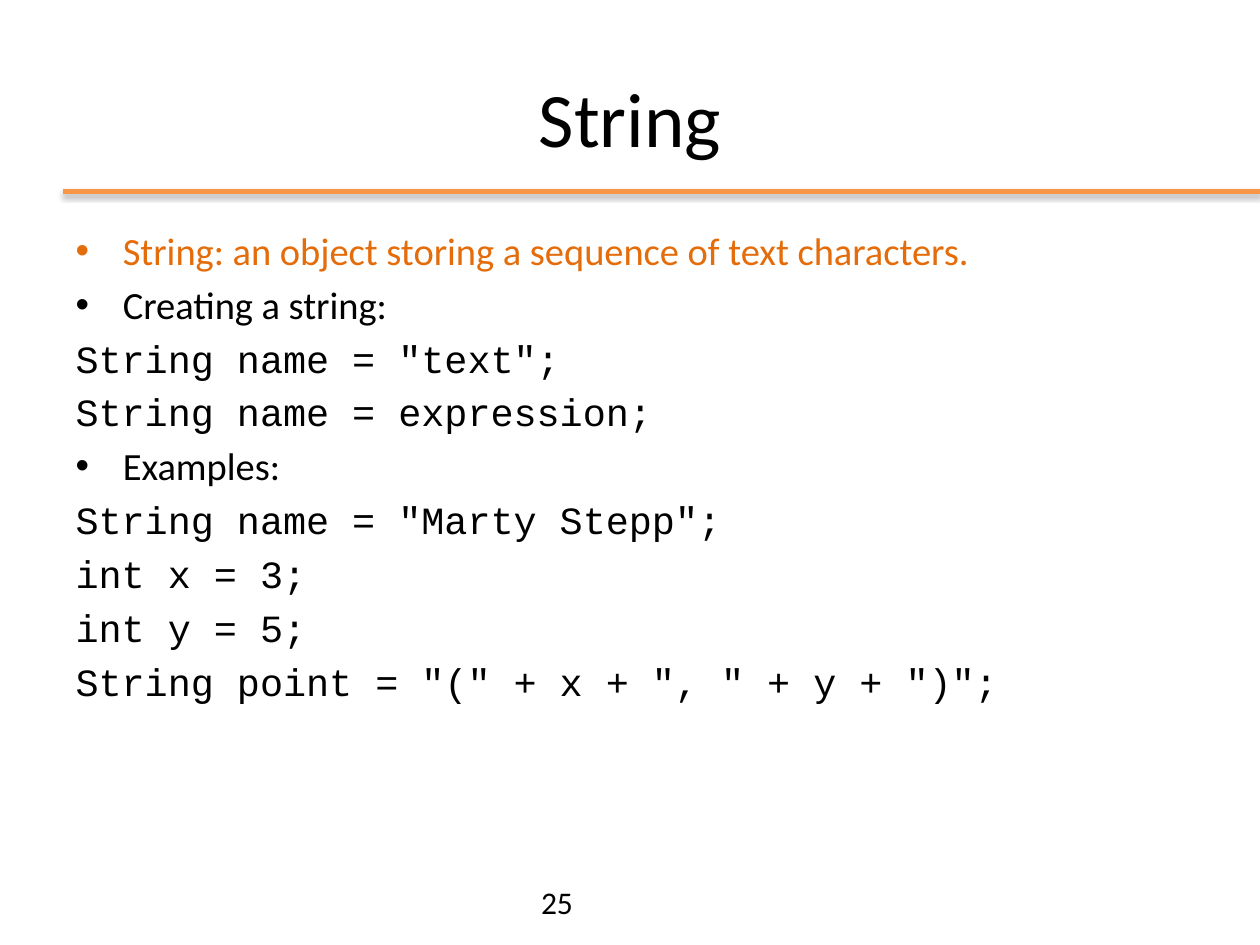
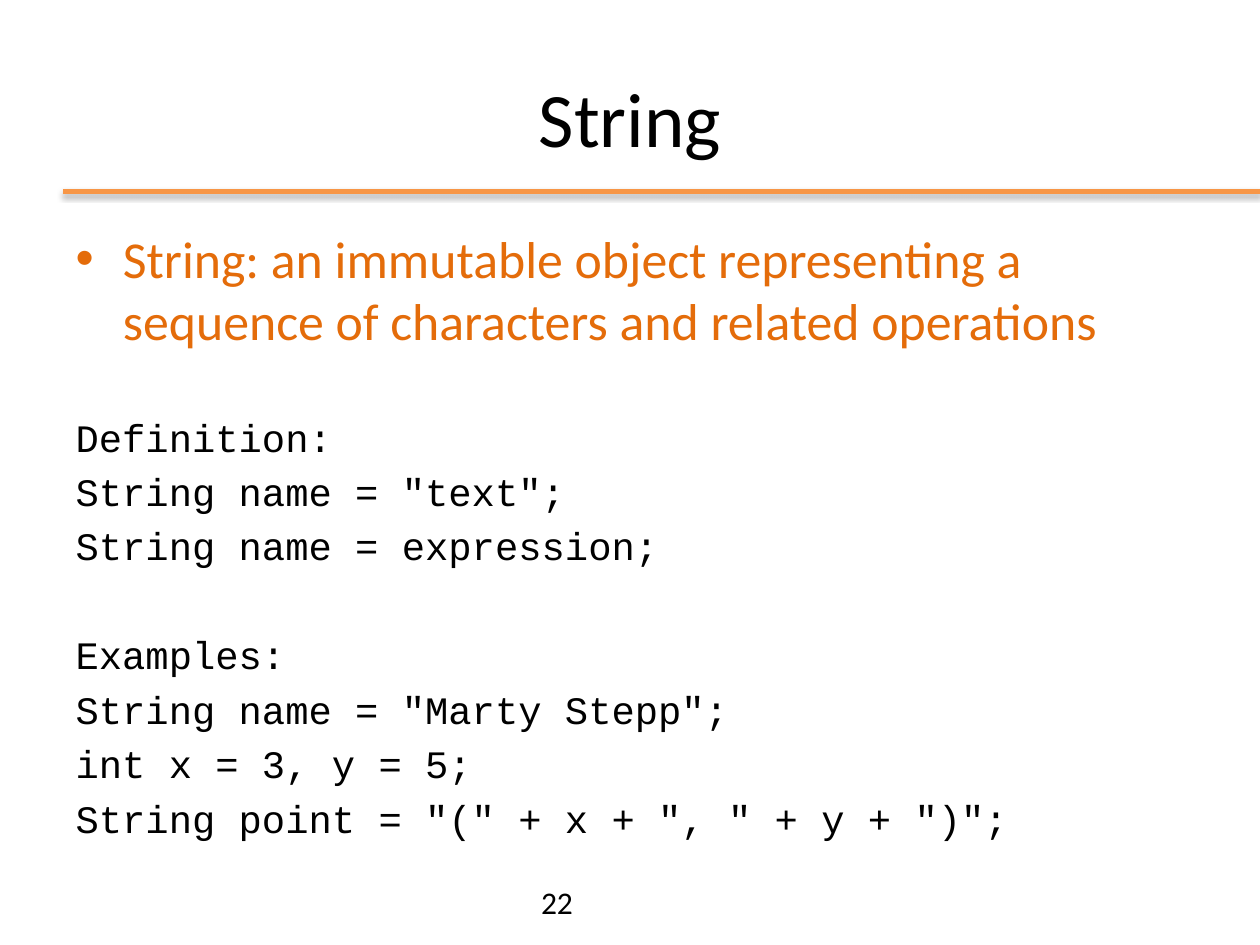
Before and after one commit to plctechnician/ooprogramming, a slide deck: slide 22 of java/slides/ppt/02 - Java Basics.pptx (slide 25 before the commit). Drawn at 1260x945 pixels with LibreOffice and Linux fonts; fonts in the diff are those of the drawing; background and template pictures are left out. Boxes give left, top, right and bottom in pixels: in the first picture for what was removed or moved away, otherwise in the second. Text is boxed around its words. In the diff, an @@ line names an element or a change of style, - is before the commit and + after.

```diff
--- a/java/slides/ppt/02 - Java Basics.pptx
+++ b/java/slides/ppt/02 - Java Basics.pptx
@@ text at (x1=76, y1=242, x2=1096, y2=453): text changed; size 22 to 29.6 pt @@
-• String: an object storing a sequence of text characters.
-• Creating a string:
+• String: an immutable object representing a sequence of characters and related operations
+Definition:
@@ text at (x1=76, y1=478, x2=844, y2=841): size 22 to 22.2 pt in "String name = "text";", "String name = expression;", "Examples:", "String name = "Marty Stepp";" and 1 more places; font Calibri to Courier New in "Examples:"; bullet • to none @@
@@ text at (x1=76, y1=750, x2=472, y2=786): text changed; size 22 to 22.2 pt @@
-int x = 3;
-int y = 5;
+int x = 3, y = 5;
@@ page number at (x1=541, y1=893, x2=573, y2=914): text changed @@
-25
+22
```
Also in this commit, not shown: 13 other slides changed, 1 slide added, 2 slides removed, 1 other file.
